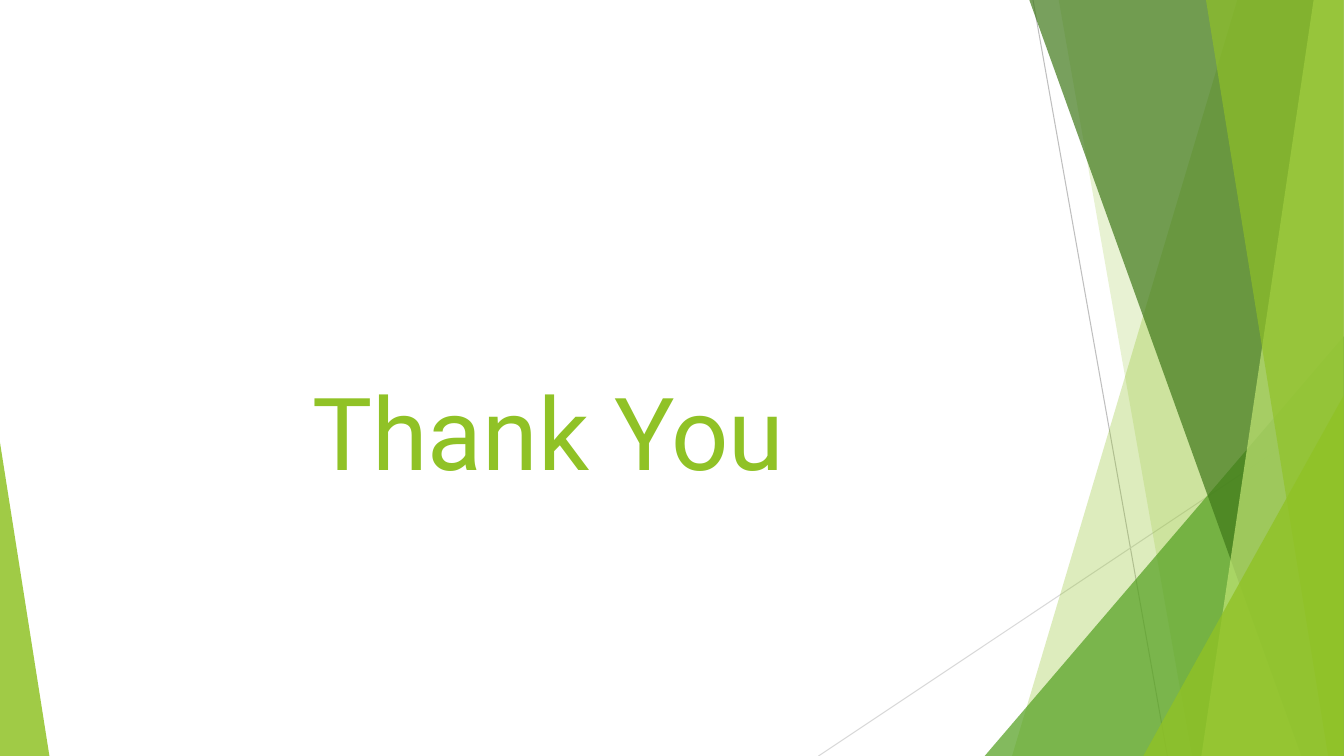
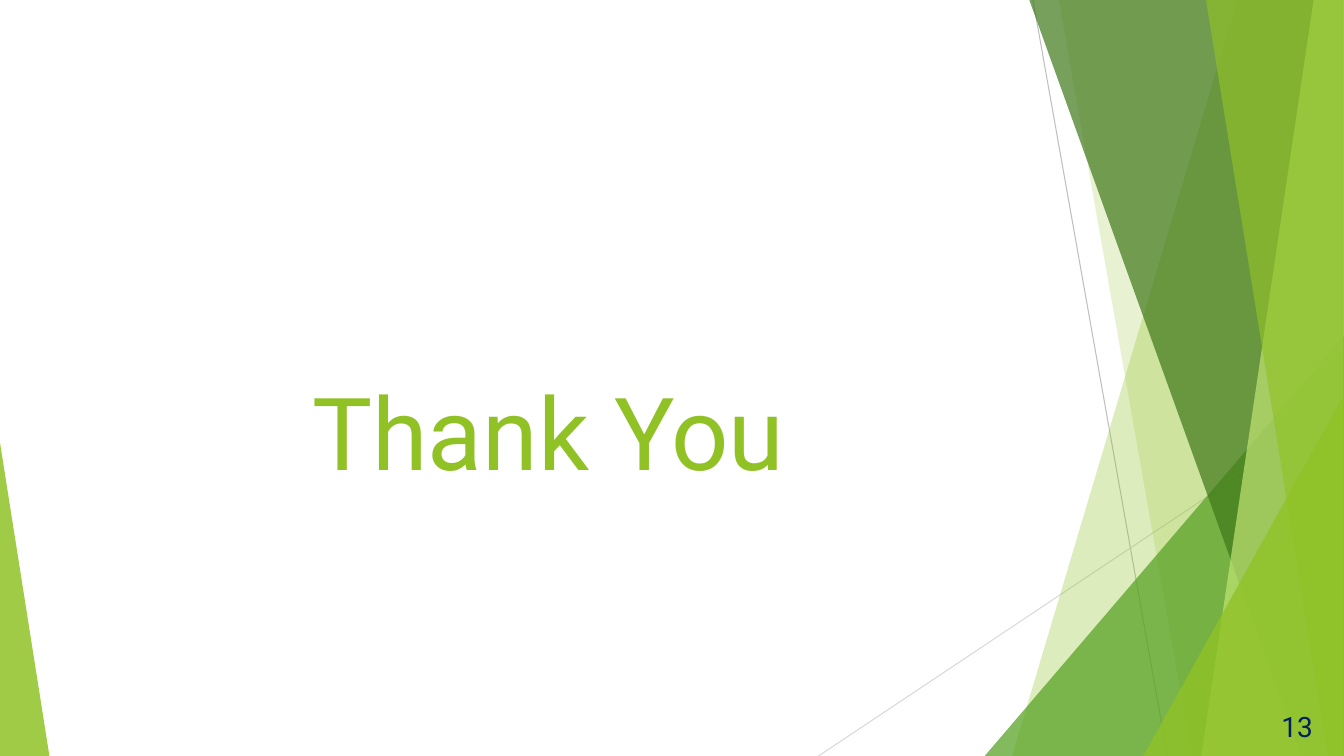
Before and after one commit to teambengio/finalproject, a slide deck: slide 13 of FinalReport_Team_Bengio.pptx (slide 12 before the commit). Drawn at 1344x756 pixels with LibreOffice and Linux fonts; fonts in the diff are those of the drawing. Boxes give left, top, right and bottom in pixels: in the first picture for what was removed or moved away, otherwise in the second. Text is boxed around its words. In the diff, an @@ line names an element or a change of style, - is before the commit and + after.

```diff
--- a/FinalReport_Team_Bengio.pptx
+++ b/FinalReport_Team_Bengio.pptx
@@ page number added at bbox=[1281, 717, 1312, 738], 20 pt, text #002060 @@
+13
```
Also in this commit, not shown: 13 other slides changed, 1 slide added, 4 other files.
